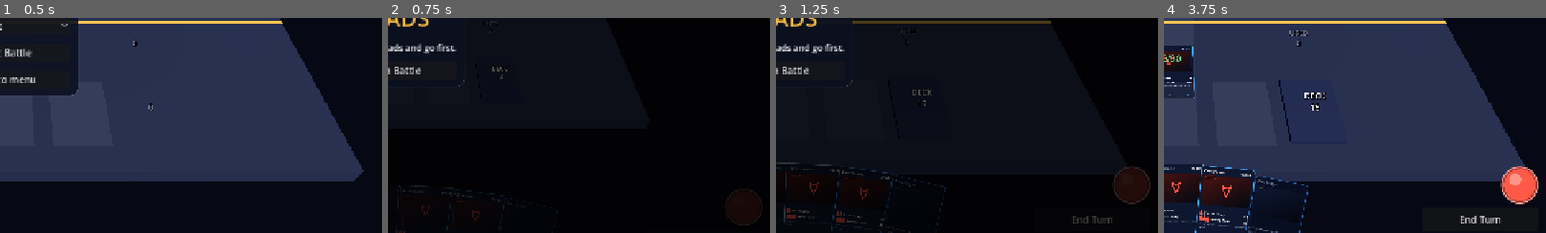
Above: before the commit, frames 1-4 (left to right).
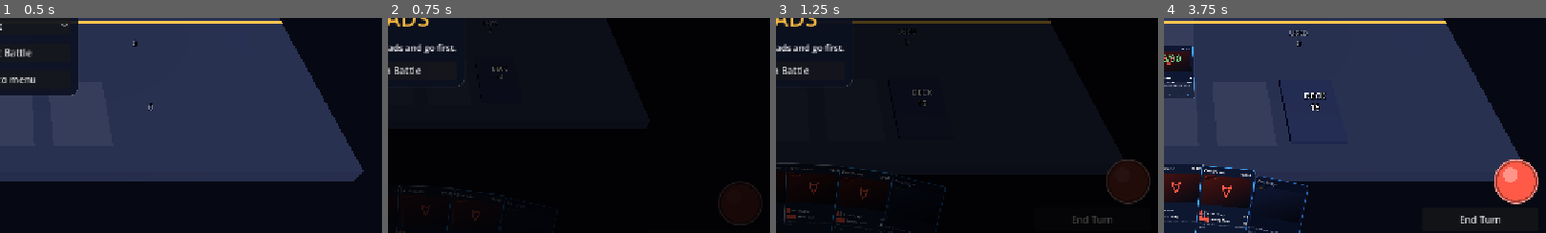
Above: after the commit, the same moments.

Repository: mjneverdie23-cell/tcg-game
Game: Godot game, scene res://scenes/battle/battle.tscn
Two runs of this game, one before a commit and one after it. Both use one fixed random seed, a clock stepped at 60 frames per second and the inputs below. This scene is started directly instead of the project's main scene.
Inputs (mouse positions are % of the whole screen's width and height, from its top left):
- Up to frame 1 (0.5 s): no input
- Up to frame 2 (0.75 s): click "Start Battle" at 0.5 s
- Up to frame 3 (1.25 s): no input
- Up to frame 4 (3.75 s): click "Begin Battle" at 1.25 s; click "Battle log ▾" at 2 s; click "Battle log ▸" at 2.75 s; click (34, 94) at 3.52 s
The pictures show only the part of the screen within x 49-99%, y 48-98%; the shares and areas given below are measured in that part.

Frame 1 is identical in both runs. In frame 2, 0.1% of the frame differs, in the area x 86-98%, y 76-97%; in frame 3, 0.4%; in frame 4, 1.2%, in the area x 86-98%, y 65-87%.

Commit message:
Allow retreat on turn 1, shrink the card's energy, glow the hit targets
Retreating was blocked on the opening turn. That was my restriction, not the
ruleset's: turn 1 withholds attacks and Supports, and retreat costs energy
and the Active slot, so there was never a reason to lock it out. The same
over-restriction hid switch trainers on turn 1 — a Support is already
filtered out a few lines above, so the extra turn check only ever blocked
Spells. Both guards are gone.

Energy balls on a zoomed card are half the size. They were ignoring the size
they were given: EnergyOrb._ready() runs on add_child and was overwriting
custom_minimum_size unconditionally, so it now only fills in a default when
the caller has not set one. The well itself is unchanged.

Hovering an attack row or the retreat cell now thickens its border and casts
a soft gold bloom, so the cell reads as a button under the cursor rather
than only changing colour.

Verified in Godot 4.7: a retreat action is offered with a benched dinosaur
and enough energy, the on-card balls measure 12 px against the well's 76,
and both hit targets go border 2->3 with shadow 0->7 on hover.

Co-Authored-By: Claude Opus 5 <noreply@anthropic.com>
Claude-Session: https://claude.ai/code/session_017Hf6pSpxwJY3Yv9KAXDSxV

Diff:
--- a/godot/scenes/battle/battle.gd
+++ b/godot/scenes/battle/battle.gd
@@ -31,7 +31,7 @@
 ## Energy balls in the zoomed card's bottom-left corner: where they sit in
 ## the card's own 250x350 design space, and how big each one is.
 const ZOOM_ENERGY_CORNER := Vector2(14, 300)
-const ZOOM_ENERGY_SIZE := 22
+const ZOOM_ENERGY_SIZE := 11
 ## Slack around a row so its hit target is comfortable to click.
 const ZOOM_HIT_PADDING := 3.0
 ## Returned by _attach_target_of for a dinosaur that is not the player's.
@@ -585,11 +585,17 @@
 	hit.disabled = not enabled
 	if enabled:
 		for state: String in ["normal", "hover", "pressed"]:
+			var lit := state != "normal"
 			var box := StyleBoxFlat.new()
-			box.bg_color = Color(CardStyle.GOLD, 0.0 if state == "normal" else 0.2)
+			box.bg_color = Color(CardStyle.GOLD, 0.0 if not lit else 0.2)
 			box.set_corner_radius_all(6)
-			box.set_border_width_all(2)
-			box.border_color = Color(CardStyle.GOLD, 0.55 if state == "normal" else 1.0)
+			box.set_border_width_all(3 if lit else 2)
+			box.border_color = Color(CardStyle.GOLD, 0.55 if not lit else 1.0)
+			if lit:
+				# A soft bloom off the border, so hovering a cell reads as
+				# "this is the button" rather than just a colour change.
+				box.shadow_color = Color(CardStyle.GOLD, 0.45)
+				box.shadow_size = 7
 			hit.add_theme_stylebox_override(state, box)
 	holder.add_child(hit)
 	var rect := over.get_global_rect().grow(ZOOM_HIT_PADDING)
--- a/godot/scripts/battle/battle_engine.gd
+++ b/godot/scripts/battle/battle_engine.gd
@@ -15,7 +15,7 @@
 ## - Energy is auto-generated: 1 unit of the player's element per turn,
 ##   attachable to one dinosaur. Attack costs are paid by energy count.
 ## - Every turn begins with a draw. Turn 1 (the player who won the toss):
-##   energy + Spell cards, place basics — no attack and no Support.
+##   energy + Spell cards, place basics, retreat — no attack, no Support.
 ##   Turn 2 onward: the full flow (draw, energy, Spells, one Support,
 ##   Environment replacement, evolve, retreat once, attack once).
 ## - Each player's Environment passively buffs their own Active while its
@@ -166,9 +166,10 @@
 			return  # Supports unlock on turn 2, one per turn
 	match card.effect["type"]:
 		"switch":
-			if turn_number >= 2:
-				for b in range(player.bench.size()):
-					actions.append({"type": "trainer", "hand": hand_index, "target": b})
+			# Same as retreat: the turn-1 rule is about attacks and Supports,
+			# and a Support has already been filtered out above.
+			for b in range(player.bench.size()):
+				actions.append({"type": "trainer", "hand": hand_index, "target": b})
 		"heal":
 			if player.active.damage > 0:
 				actions.append({"type": "trainer", "hand": hand_index})
@@ -177,7 +178,10 @@
 
 
 func _add_retreat_actions(actions: Array[Dictionary], player: BattlePlayerState) -> void:
-	if turn_number < 2 or player.retreated or player.bench.is_empty():
+	# Turn 1 withholds attacks and Supports, nothing else. Retreating costs
+	# energy and a card's place on the Active slot, so there is no reason to
+	# lock it out of the opening turn as well.
+	if player.retreated or player.bench.is_empty():
 		return
 	if player.active.has_status(STATUS_ASLEEP) or player.active.has_status(STATUS_PARALYZED):
 		return
--- a/godot/scripts/ui/energy_orb.gd
+++ b/godot/scripts/ui/energy_orb.gd
@@ -33,7 +33,10 @@
 
 
 func _ready() -> void:
-	custom_minimum_size = Vector2(64, 64)
+	# Only the default: _ready() runs on add_child, so a caller that sized
+	# the ball first (the small ones on a zoomed card) must not be overruled.
+	if custom_minimum_size == Vector2.ZERO:
+		custom_minimum_size = Vector2(64, 64)
 	mouse_filter = Control.MOUSE_FILTER_STOP
 	resized.connect(queue_redraw)
 
